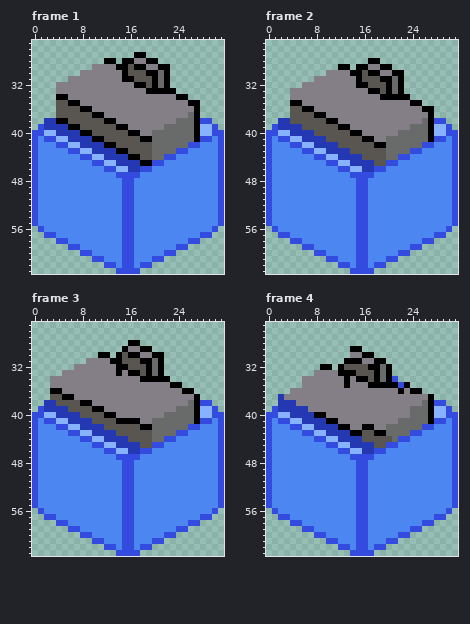
A pixel-art file gets an edit: images/isometric tiles/ship unit.ase. Above, as it was before the edit.
32x64 pixels, 5 frames. Shown: frame 1: x 0..31, y 25..63; frame 2: x 0..31, y 25..63; frame 3: x 0..31, y 25..63; frame 4: x 0..31, y 25..63. The commit also changed other frames, which this record leaves out.
And afterwards:
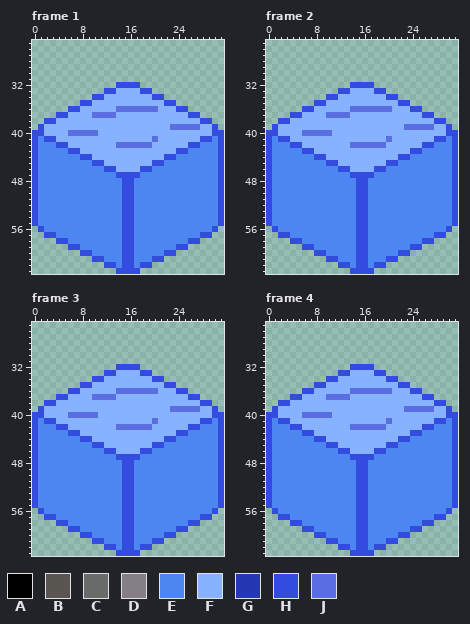
Palette (. is transparent): A #000000  B #595652  C #696a6a  D #847e87  E #4c87f1  F #86b2ff  G #2438b3  H #334bdf  J #5b6ee1
Edits made:
layer "Carrier/Group 1/Carrier3" now hidden
Frame 1:
y 27: x 17..18 AA -> ..
y 28: x 12..13 AA -> ..; x 15..20 AADDAA -> ......
y 29: x 10..22 DDDDAABAADDAA -> .............
y 30: x 8..22 DDDDDDDABBBAACA -> ...............
y 31: x 6..22 DDDDDDDDDAABBBACA -> .................
y 32: x 4..22 DDDDDDDDDDDDDAABACA -> ..........HHHH.....
y 33: x 4..23 DDDDDDDDDDDDDDDAAAAA -> ........HHFFFFHH....
y 34: x 4..25 AADDDDDDDDDDDDDDDDDDAA -> ......HHFFFFFFFFHH....
y 35: x 4..27 BBAADDDDDDDDDDDDDDDDDDAA -> ....HHFFFFFFFFFFFFHH....
y 36: x 4..27 BBBBAADDDDDDDDDDDDDDDDDA -> ..HHFFFFFFJJJJJJJFFFHH..
y 37: x 4..27 BBBBBBAADDDDDDDDDDDDDDCA -> HHFFFFJJJJFFFFFFFFFFFFHH
y 38: x 2..27 GGAABBBBBBAADDDDDDDDDDCCCA -> HHFFFFFFFFFFFFFFFFFFFFFFFF
y 39: x 2..27 GGGGAABBBBBBAADDDDDDCCCCCA -> FFFFFFFFFFFFFFFFFFFFFJJJJJ
y 40: x 4..27 GGGGAABBBBBBAADDCCCCCCCA -> FFJJJJJFFFFFFFFFFFFFFFFF
y 41: x 6..27 GGGGAABBBBBBAACCCCCCCA -> FFFFFFFFFFFFFFJFFFFFFF
y 42: x 8..25 GGGGAABBBBBBCCCCCC -> FFFFFFJJJJJJFFFFFF
y 43: x 10..23 GGGGAABBBBCCCC -> FFFFFFFFFFFFFF
y 44: x 12..21 GGGGAABBCC -> FFFFFFFFFF
y 45: x 14..19 GGGGAA -> FFFFFF
y 46: x 16..17 GG -> FF
Frame 2:
y 28: x 17..18 AA -> ..
y 29: x 12..13 AA -> ..; x 15..20 AADDAA -> ......
y 30: x 10..22 DDDDAABAADDAA -> .............
y 31: x 8..22 DDDDDDDABBBAACA -> ...............
y 32: x 6..22 DDDDDDDDDAABBBACA -> ........HHHH.....
y 33: x 4..22 DDDDDDDDDDDDDAABACA -> ........HHFFFFHH...
y 34: x 4..23 DDDDDDDDDDDDDDDAAAAA -> ......HHFFFFFFFFHH..
y 35: x 4..25 AADDDDDDDDDDDDDDDDDDAA -> ....HHFFFFFFFFFFFFHH..
y 36: x 4..27 BBAADDDDDDDDDDDDDDDDDDAA -> ..HHFFFFFFJJJJJJJFFFHH..
y 37: x 4..27 BBBBAADDDDDDDDDDDDDDDDDA -> HHFFFFJJJJFFFFFFFFFFFFHH
y 38: x 2..27 GGBBBBBBAADDDDDDDDDDDDDDCA -> HHFFFFFFFFFFFFFFFFFFFFFFFF
y 39: x 2..27 GGGGBBBBBBAADDDDDDDDDDCCCA -> FFFFFFFFFFFFFFFFFFFFFJJJJJ
y 40: x 4..27 GGGGBBBBBBAADDDDDDCCCCCA -> FFJJJJJFFFFFFFFFFFFFFFFF
y 41: x 6..27 GGGGBBBBBBAADDCCCCCCCA -> FFFFFFFFFFFFFFJFFFFFFF
y 42: x 8..25 GGGGBBBBBBAACCCCCC -> FFFFFFJJJJJJFFFFFF
y 43: x 10..23 GGGGBBBBBBCCCC -> FFFFFFFFFFFFFF
y 44: x 12..21 GGGGBBBBCC -> FFFFFFFFFF
y 45: x 14..19 GGGGBB -> FFFFFF
y 46: x 16..17 GG -> FF
Frame 3:
y 28: x 16..17 AA -> ..
y 29: x 15..19 ADDAA -> .....
y 30: x 11..12 AA -> ..; x 14..21 ABAADDAA -> ........
y 31: x 9..21 DDDDAABBBAACA -> .............
y 32: x 7..21 DDDDDDDAABBBACA -> .......HHHH....
y 33: x 5..21 DDDDDDDDDADAABACA -> .......HHFFFFHH..
y 34: x 3..22 DDDDDDDDDDDDDDDAAAAA -> .......HHFFFFFFFFHH.
y 35: x 3..24 DDDDDDDDDDDDDDDDDDDDAA -> .....HHFFFFFFFFFFFFHH.
y 36: x 3..26 AADDDDDDDDDDDDDDDDDDDDAA -> ...HHFFFFFFJJJJJJJFFFHH.
y 37: x 3..27 BBAADDDDDDDDDDDDDDDDDDDDA -> .HHFFFFJJJJFFFFFFFFFFFFHH
y 38: x 2..27 GGBBBBAADDDDDDDDDDDDDDDDCA -> HHFFFFFFFFFFFFFFFFFFFFFFFF
y 39: x 2..27 GGGGBBBBAADDDDDDDDDDDDCCCA -> FFFFFFFFFFFFFFFFFFFFFJJJJJ
y 40: x 4..27 GGGGBBBBAADDDDDDDDCCCCCA -> FFJJJJJFFFFFFFFFFFFFFFFF
y 41: x 6..27 GGGGBBBBAAAADDCCCCCCCA -> FFFFFFFFFFFFFFJFFFFFFF
y 42: x 8..25 GGGGBBBBBBAACCCCCC -> FFFFFFJJJJJJFFFFFF
y 43: x 10..23 GGGGBBBBBBCCCC -> FFFFFFFFFFFFFF
y 44: x 12..21 GGGGBBBBCC -> FFFFFFFFFF
y 45: x 14..19 GGGGBB -> FFFFFF
y 46: x 16..17 GG -> FF
Frame 4:
y 29: x 14..15 AA -> ..
y 30: x 14..17 DDAA -> ....
y 31: x 13..19 AAADDAA -> .......
y 32: x 9..10 AA -> ..; x 12..20 ABBBBAACA -> ..HHHH...
y 33: x 8..20 DDDDAAABBBACA -> ....HHFFFFHH.
y 34: x 6..20 DDDDDDDADAABACA -> ....HHFFFFFFFFH
y 35: x 6..21 DDDDDDDADDDAAAAA -> ..HHFFFFFFFFFFFF; x 23 A -> H
y 36: x 4..25 DDDDDDDDDDDDDDDDDDADAA -> ..HHFFFFFFJJJJJJJFFFHH
y 37: x 2..27 GDDDDDDDDDDDDDDDDDDDDDDDDA -> ..HHFFFFJJJJFFFFFFFFFFFFHH
y 38: x 2..27 GGGDDDDDDDDDDDDDDDDDDDDDCA -> HHFFFFFFFFFFFFFFFFFFFFFFFF
y 39: x 2..27 GGGGGDDDDDDDDDDDDDDDDDCCCA -> FFFFFFFFFFFFFFFFFFFFFJJJJJ
y 40: x 4..27 GGGGAADDDDDDDDDDDDDDCCCA -> FFJJJJJFFFFFFFFFFFFFFFFF
y 41: x 6..27 GGGGAADDDDDDDDDDCCCCCA -> FFFFFFFFFFFFFFJFFFFFFF
y 42: x 8..25 GGGGAADDAADDCCCCCC -> FFFFFFJJJJJJFFFFFF
y 43: x 10..23 GGGGAABBAACCCC -> FFFFFFFFFFFFFF
y 44: x 12..21 GGGGBBBBBC -> FFFFFFFFFF
y 45: x 14..19 GGGGBB -> FFFFFF
y 46: x 16..17 GG -> FF
Where, in picture pixels (left, top, right, bottom), the same in both pictures:
changed: (44, 52, 200, 172)
changed: (278, 58, 434, 172)
changed: (44, 340, 200, 454)
changed: (278, 346, 434, 454)
